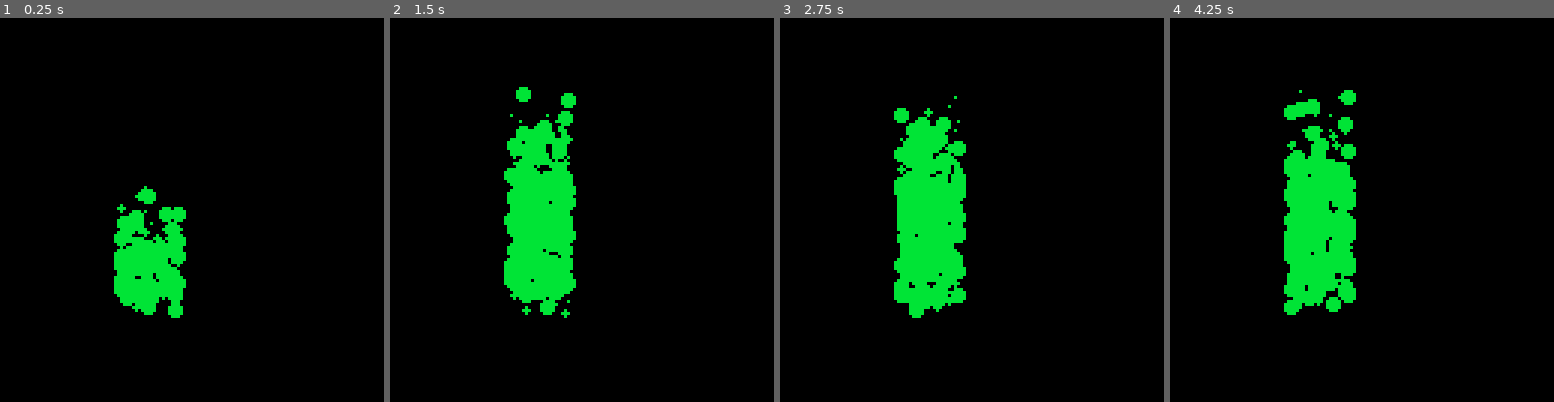
Above: before the commit, frames 1-4 (left to right).
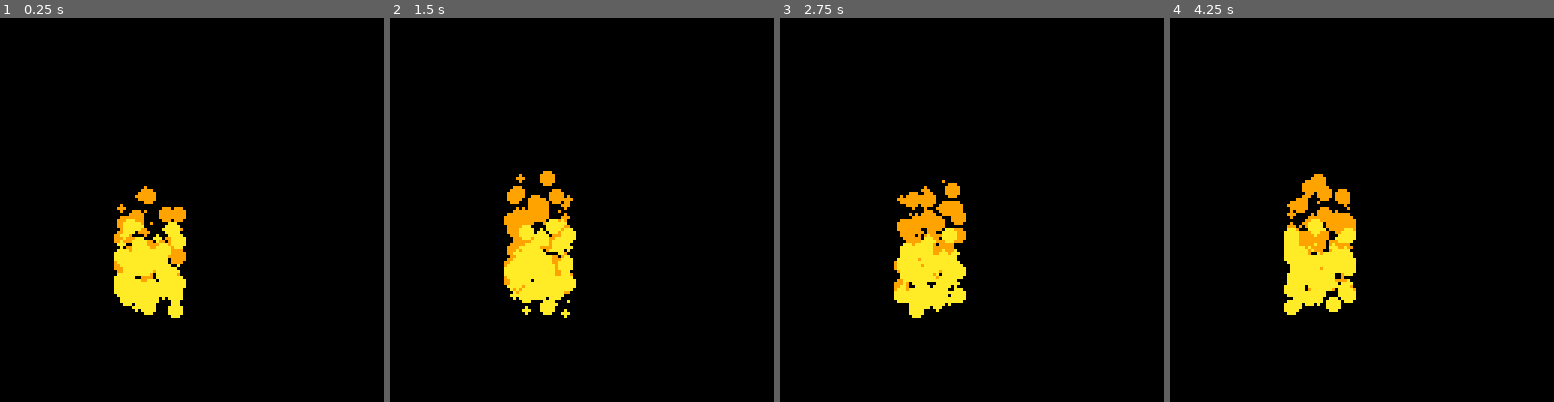
Above: after the commit, the same moments.

Repository: JohnErnestBonanno/pico8
Game: PICO-8 cartridge fire_particles.p8
The game is run twice, just before and just after one commit, with the same random seed, the same clock (stepped at 60 frames per second) and the same inputs.
Inputs:
- Up to frame 1 (0.25 s): no input
- Up to frame 2 (1.5 s): no input
- Up to frame 3 (2.75 s): no input
- Up to frame 4 (4.25 s): no input

The runs differ from the first frame. In frame 1, 4.2% of the frame differs, in the area x 29-49%, y 43-79%; in frame 2, 7.8%; in frame 3, 8.0%, in the area x 29-49%, y 20-79%; in frame 4, 7.9%.

Commit message:
Change particles colors to look like fire

Diff:
--- a/fire_particles.p8
+++ b/fire_particles.p8
@@ -15,8 +15,8 @@
 		x=40+rnd(20),
 		y=80+rnd(20),
 		r=rnd(3),
-		c=11,
-		life=20,
+		c=10,
+		life=10,
 		speed=1+rnd(2)
 		})
 	end
@@ -24,6 +24,11 @@
 	for p in all(parts) do
 		p.y-=p.speed
 		p.life -=1
+
+		if p.life<5 then
+			p.c=9
+		end
+
 		if p.life<0 then
 			del(parts,p)
 		end
